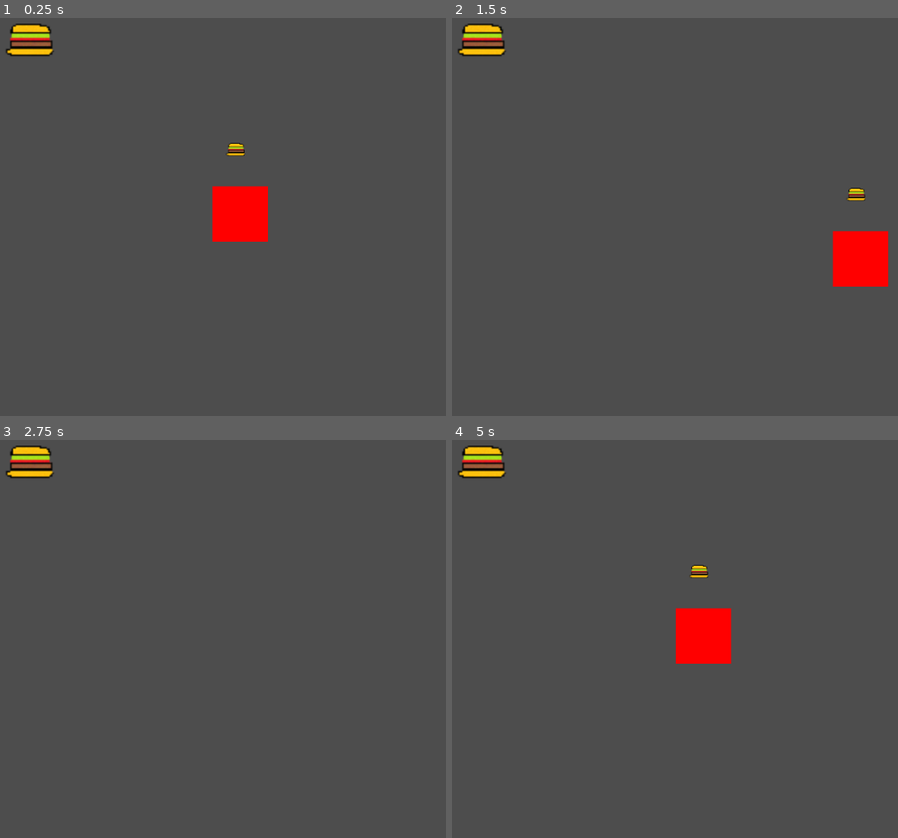
Above: before the commit, frames 1-4 (two rows, left to right).
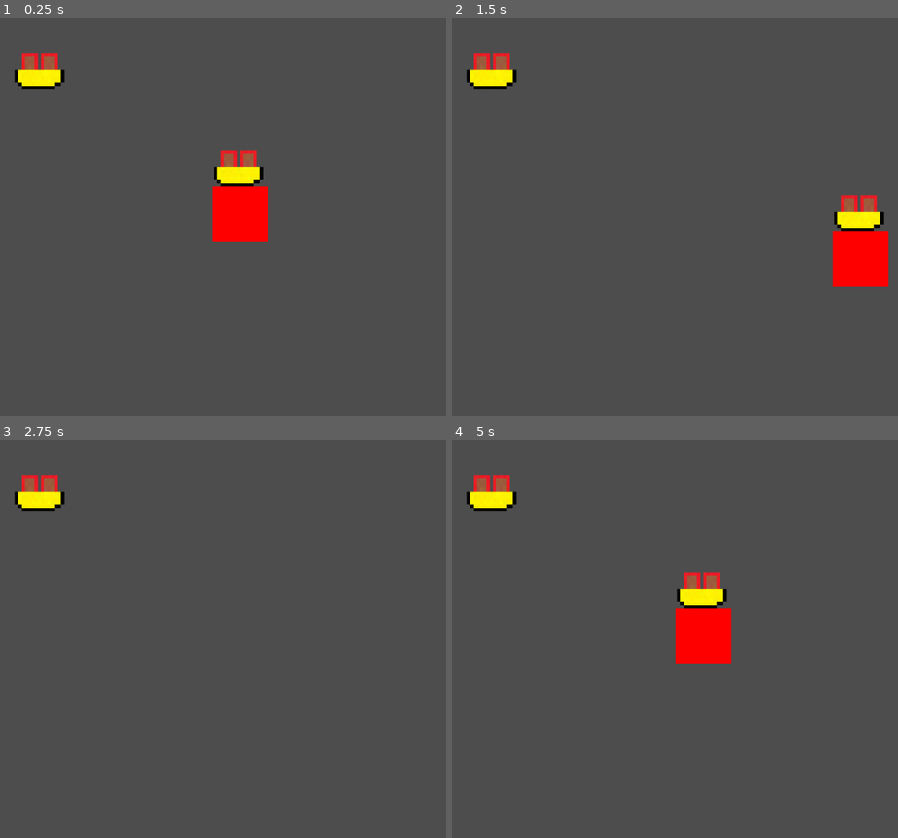
Above: after the commit, the same moments.

Repository: Vektor-Studios/Hackclub-Haven
Game: Godot game, scene res://Scenes/game.tscn
The game is run twice, just before and just after one commit, with the same random seed, the same clock (stepped at 60 frames per second) and the same inputs. The engine's default icon, where the game draws it, is replaced by a stand-in: a white triangle on a blue panel in a dark square.
Inputs:
- Up to frame 1 (0.25 s): no input
- Up to frame 2 (1.5 s): tap Enter at 0.5 s; hold D (right) 0.53-1.28 s; hold S (down) from 1.28 s (still down)
- Up to frame 3 (2.75 s): release S (down) at 2.03 s; hold D (right) from 2.03 s (still down)
- Up to frame 4 (5 s): tap Space at 2.75 s; release D (right) at 2.78 s; hold W (up) 2.78-3.53 s; tap Enter at 3.5 s; hold A (left) from 3.53 s (still down)

The runs differ from the first frame. In frame 1, 2.4% of the frame differs, in the area x 1-60%, y 1-43%; in frame 2, 2.4%; in frame 3, 1.5%; in frame 4, 2.5%, in the area x 1-62%, y 1-43%.

Commit message:
Food Updates
Added Pasta & Severed Head, removed Burger

Diff:
--- a/Scenes/food_item_pickup.tscn
+++ b/Scenes/food_item_pickup.tscn
@@ -1,11 +1,11 @@
 [gd_scene format=3 uid="uid://dl8sll7pcc4yp"]
 
 [ext_resource type="Script" uid="uid://domareak4btb3" path="res://Scripts/food_item_pickup.gd" id="1_rivou"]
-[ext_resource type="Texture2D" uid="uid://bhv7qvdb7ir0f" path="res://Sprites/burger_sprite.png" id="2_hkujc"]
+[ext_resource type="Texture2D" uid="uid://bo3oiw1hybdum" path="res://Sprites/pasta_sprite.png" id="2_hkujc"]
 
 [node name="FoodItemPickup" type="Node2D" unique_id=624916689]
 script = ExtResource("1_rivou")
 
-[node name="Sprite" type="Sprite2D" parent="." unique_id=1059330968]
-scale = Vector2(1.875, 1.875)
+[node name="Sprite" type="Sprite2D" parent="." unique_id=1760030503]
+scale = Vector2(4.3969526, 4.3969526)
 texture = ExtResource("2_hkujc")
--- a/Scenes/player.tscn
+++ b/Scenes/player.tscn
@@ -1,7 +1,7 @@
 [gd_scene format=3 uid="uid://13tlneila0p5"]
 
 [ext_resource type="Script" uid="uid://dr8o456hgpj6n" path="res://Scripts/player.gd" id="1_v0iea"]
-[ext_resource type="Texture2D" uid="uid://bhv7qvdb7ir0f" path="res://Sprites/burger_sprite.png" id="2_cvnsp"]
+[ext_resource type="Texture2D" uid="uid://bo3oiw1hybdum" path="res://Sprites/pasta_sprite.png" id="2_cvnsp"]
 
 [sub_resource type="RectangleShape2D" id="RectangleShape2D_f60y1"]
 size = Vector2(40, 40)
@@ -10,8 +10,8 @@
 script = ExtResource("1_v0iea")
 
 [node name="FoodSprite" type="Sprite2D" parent="." unique_id=1700099742]
-position = Vector2(0, -74)
-scale = Vector2(0.738125, 0.738125)
+position = Vector2(-2.842171e-14, -72)
+scale = Vector2(4.3969526, 4.3969526)
 texture = ExtResource("2_cvnsp")
 
 [node name="ColorRect" type="ColorRect" parent="." unique_id=2017136592]
--- a/Scripts/food_items.gd
+++ b/Scripts/food_items.gd
@@ -1,6 +1,6 @@
 extends Node
 
-var food_item_array = [Burger.new(),Pasta.new()]
+var food_item_array = [Pasta.new(),Head.new()]
 
 
 class Food:
@@ -13,11 +13,11 @@
 	func get_sprite_path() -> Resource:
 		return load(sprite_path)
 
-class Burger extends Food:
-	func _init() -> void:
-		name = "Burger"
-		sprite_path = "res://Sprites/burger_sprite.png"
-
 class Pasta extends Food:
 	func _init() -> void:
 		name = "Pasta"
+		sprite_path = "res://Sprites/pasta_sprite.png"
+
+class Head extends Food:
+	func _init() -> void:
+		name = "Severed Head"
--- a/project.godot
+++ b/project.godot
@@ -12,7 +12,7 @@
 
 config/name="Hackclub Haven"
 run/main_scene="uid://du1r3j5673vca"
-config/features=PackedStringArray("4.7", "Forward Plus")
+config/features=PackedStringArray("4.6", "Forward Plus")
 config/icon="res://Sprites/icon.svg"
 
 [autoload]
@@ -53,6 +53,7 @@
 
 [rendering]
 
+textures/canvas_textures/default_texture_filter=0
 rendering_device/driver.windows="d3d12"
 renderer/rendering_method="gl_compatibility"
 renderer/rendering_method.mobile="gl_compatibility"
